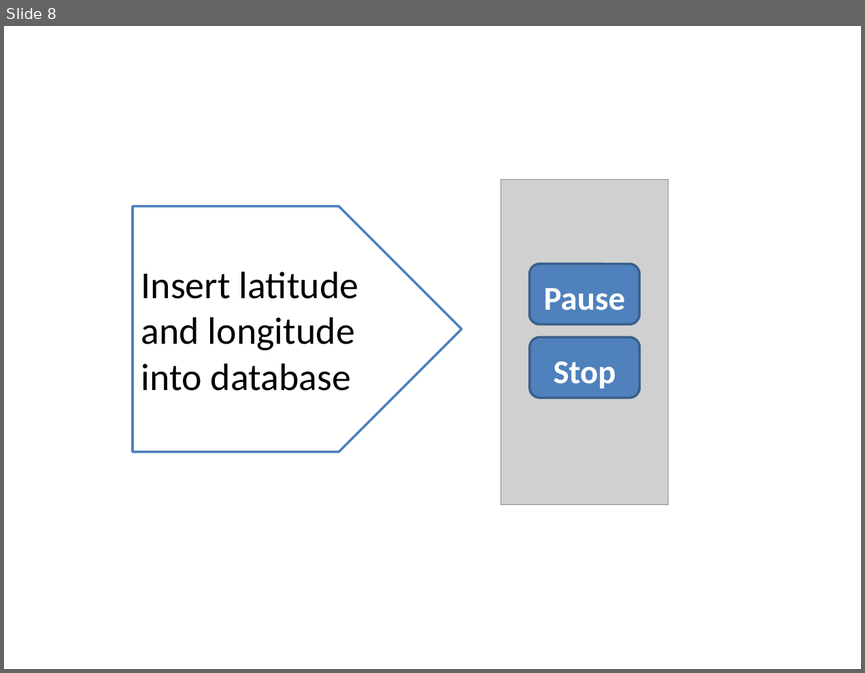
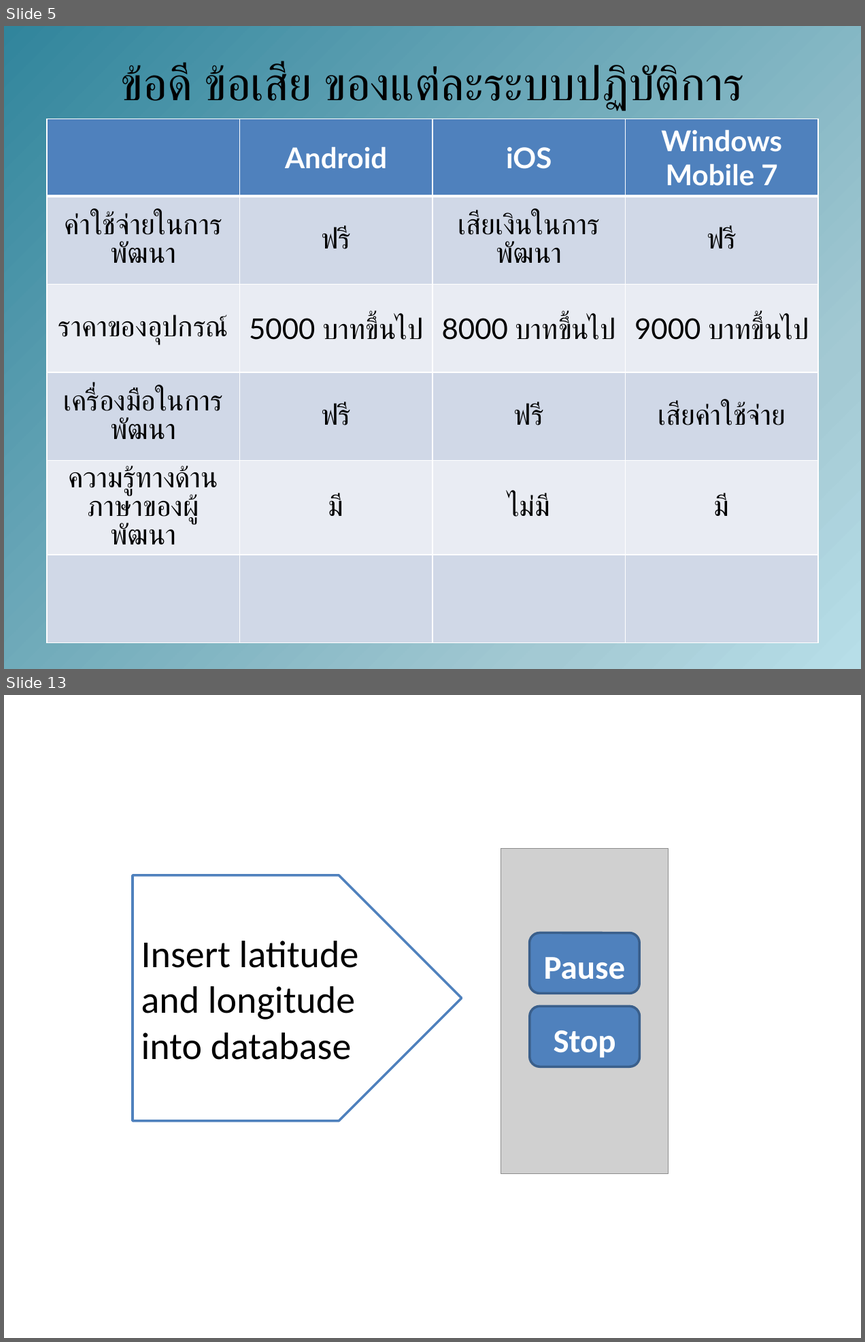
Before and after one commit to amfeelgood/Senior_Project, a slide deck: Doc/ProjectPresentation1.pptx. Shown one above the other, each under a label of ours: slide 8 before the commit, slides 5 and 13 after it; the slides between them are not shown. The pictures are 865x673 and 865x1342 pixels, drawn with LibreOffice and Linux fonts; fonts in the diff are those of the drawing; grey boxes stand for pictures. Boxes give left, top, right and bottom in pixels: in the first picture for what was removed or moved away, otherwise in the second. Text is boxed around its words. In the diff, an @@ line names an element or a change of style, - is before the commit and + after.

```diff
--- a/Doc/ProjectPresentation1.pptx
+++ b/Doc/ProjectPresentation1.pptx
@@ slide 5 added at (4,26,861,669), background gradient #B7DEE8 to #A3C9D3 to #31859C to #FFFFFF to #FFEBFA @@
@@ title added at (121,63,745,111), 39.6 pt, text #000000 @@
+ข้อดี ข้อเสีย ของแต่ละระบบปฏิบัติการ
@@ table added at (47,118,818,602), 6 rows, 4 columns @@
+ | Android | iOS | Windows Mobile 7
+ค่าใช้จ่ายในการพัฒนา | ฟรี | เสียเงินในการพัฒนา | ฟรี
+ราคาของอุปกรณ์ | 5000 บาทขึ้นไป | 8000 บาทขึ้นไป | 9000 บาทขึ้นไป
+เครื่องมือในการพัฒนา | ฟรี | ฟรี | เสียค่าใช้จ่าย
+ความรู้ทางด้านภาษาของผู้พัฒนา | มี | ไม่มี | มี
+ |  |  | 
@@ what was slide 8 is now slide 13 @@
```
Also in this commit, not shown: 5 slides changed, 6 other slides added, 1 slide removed.
